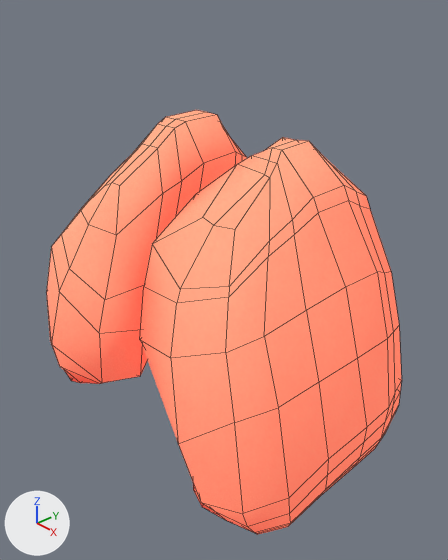
Two versions of the Blender file Lisa Blender Files/lungs 1.0.blend, one commit apart.
Both versions are drawn from a 50 mm camera at (6.48, -5.74, 3.66) aimed at (0.39, -0.27, -0.6). The axes (+X, +Y, +Z) are drawn at lower left. The lights are the same throughout. Mesh edges are drawn as thin lines.

Objects in the first picture: 'L lung', 'L lung.001'.
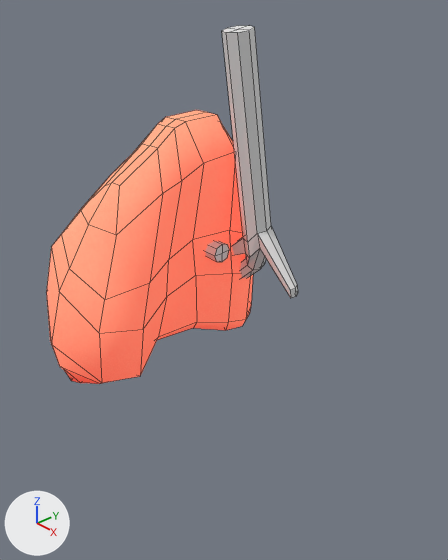
Edits to the bpy script that builds the scene:
```text
Add me_cube_001:
    me_cube_001.from_pydata([(-4.22, 1.21, 0.39), (-4.22, 1.21, 2.07), (-4.22, 2.89, 0.39), (-4.22, 2.89, 2.07), (-1.04, 1.21, 0.39), (-1.04, 1.21, 2.07), (-1.04, 2.89, 0.39), (-1.04, 2.89, 2.07), (-4.22, 2.05, 0.07), (-4.22, 2.05, 2.4), (-1.04, 2.05, 0.07), (-1.04, 2.05, 2.4), (-4.22, 0.88, 1.23), (-4.22, 3.21, 1.23), (-1.04, 3.21, 1.23), (-1.04, 0.88, 1.23), (-1.04, 2.05, 1.23), (-4.22, 2.05, 1.23)], [], [(17, 9, 3, 13), (13, 3, 7, 14), (16, 11, 5, 15), (15, 5, 1, 12), (8, 10, 4, 0), (11, 9, 1, 5), (7, 3, 9, 11), (2, 6, 10, 8), (14, 7, 11, 16), (12, 1, 9, 17), (0, 12, 17, 8), (6, 14, 16, 10), (4, 15, 12, 0), (10, 16, 15, 4), (2, 13, 14, 6), (8, 17, 13, 2)])
Add me_cube:
    me_cube.from_pydata(...)  # 54 vertices, 52 faces; spans x -4.36..3.86, y -0.96..1.03, z -0.91..1.99
Change ob_l_lung_001:
    add ob_l_lung_001.hide_set(True)
Add ob_cube_001:
    ob_cube_001 = bpy.data.objects.new('Cube.001', me_cube_001)
    ob_cube_001.location = (-0.28, 0.13, -0.83)
    ob_cube_001.scale = (0.137, 0.137, 0.137)
Add ob_cube:
    ob_cube = bpy.data.objects.new('Cube', me_cube)
    ob_cube.location = (0.0, 0.78, -0.25)
    ob_cube.rotation_euler = (0.146, 0.0, 0.0)  # degrees (8.4, 0, 0)
    ob_cube.scale = (0.223, 0.223, 1.54)
```

Pixel boxes [x1, y1, x2, y2] of what changed, in the pictures (448 x 560 px):
'L lung.001', hidden
    before: [140, 137, 402, 534]
'Cube', added
    after: [222, 25, 298, 298]
'Cube.001', added
    after: [205, 241, 229, 262]
